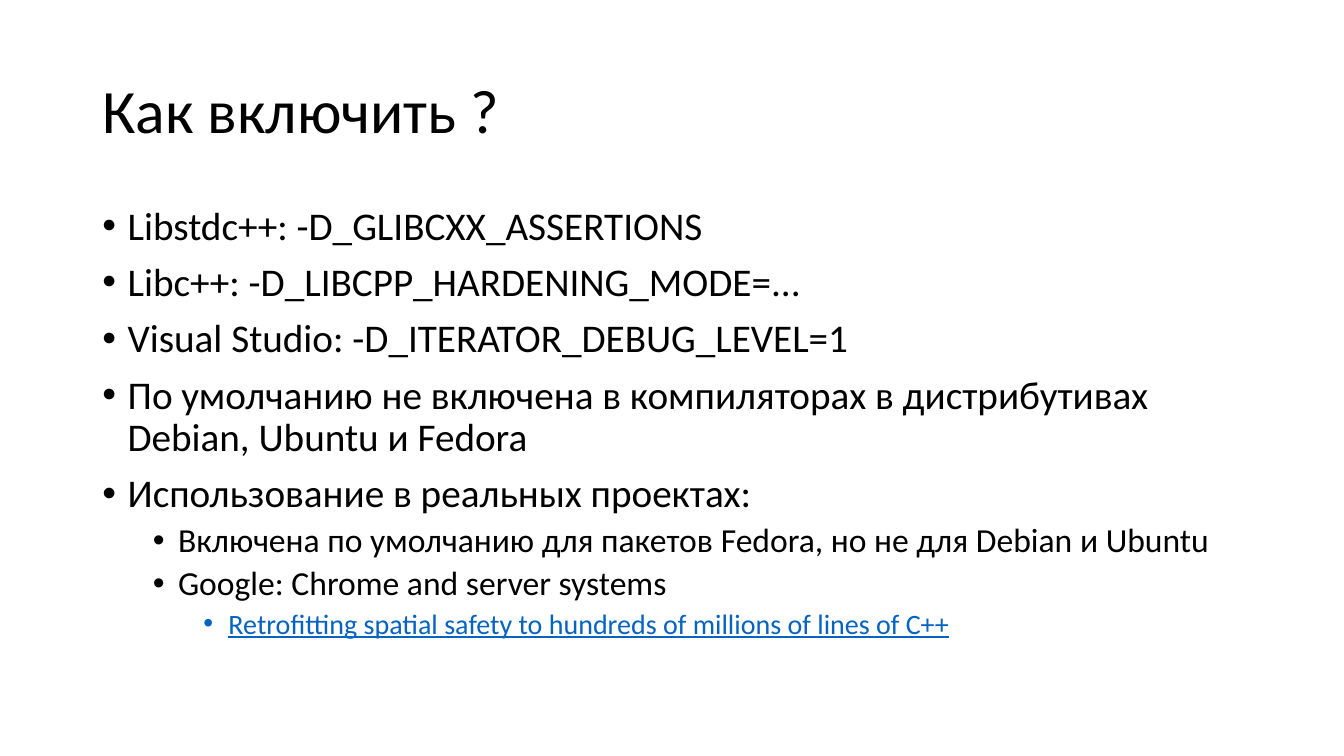
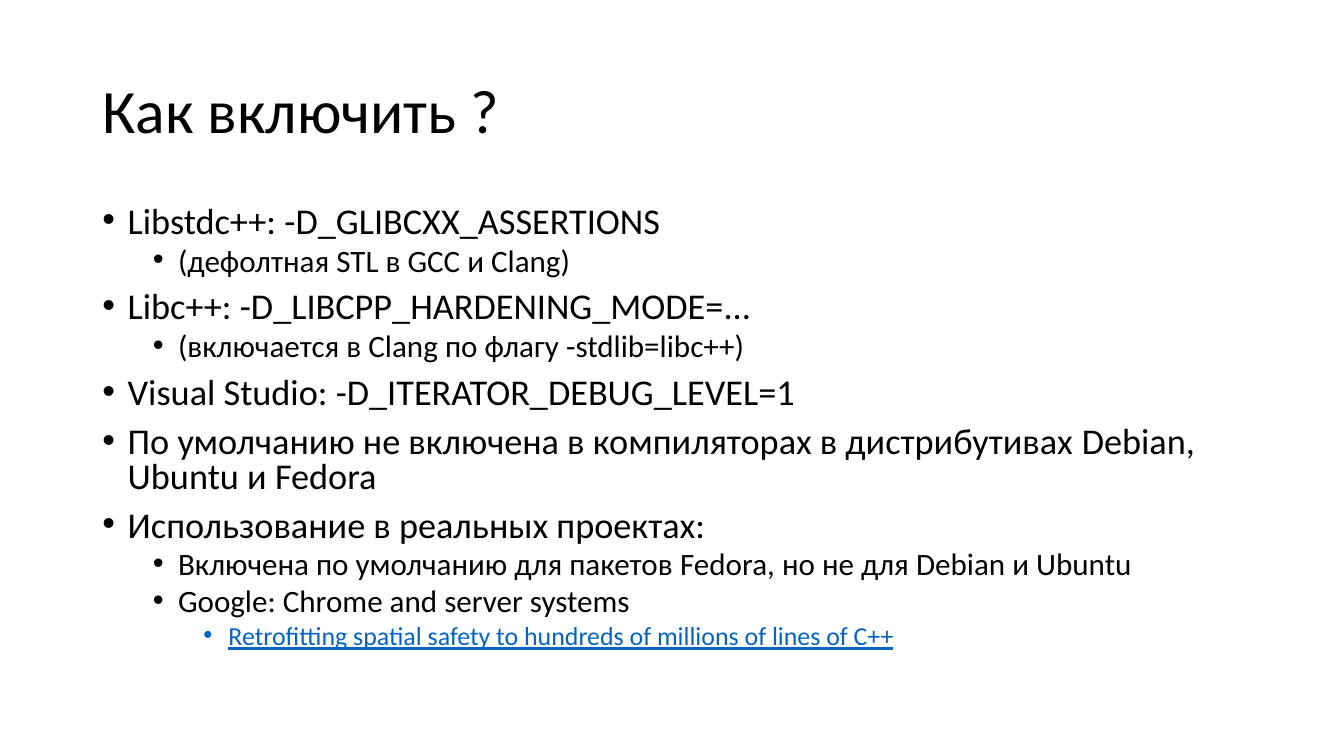
Before and after one commit to yugr/slides, a slide deck: slide 39 of CppZeroCost/2025/RU.pptx. Drawn at 1344x756 pixels with LibreOffice and Linux fonts; fonts in the diff are those of the drawing. Boxes give left, top, right and bottom in pixels: in the first picture for what was removed or moved away, otherwise in the second. Text is boxed around its words. In the diff, an @@ line names an element or a change of style, - is before the commit and + after.

```diff
--- a/CppZeroCost/2025/RU.pptx
+++ b/CppZeroCost/2025/RU.pptx
@@ text at [128,208,1195,650]: size 28 to 25.9 pt in "Libstdc++: -D_GLIBCXX_ASSERTIONS", "Libc++: -D_LIBCPP_HARDENING_MODE=...", "Visual Studio: -D_ITERATOR_DEBUG_LEVEL=1", "По умолчанию не включена в компиляторах в ..." and 1 more places; size 24 to 22.2 pt in "Включена по умолчанию для пакетов Fedora, но ...", "Google: Chrome and server systems"; size 20 to 18.5 pt in "Retrofitting spatial safety to hundreds of millions ..."; line spacing 0.9 to 0.8 @@
@@ text at [178,249,570,278]: paragraph added @@
+  • (дефолтная STL в GCC и Clang)
@@ text at [178,334,744,363]: paragraph added @@
+  • (включается в Clang по флагу -stdlib=libc++)
```
Also in this commit, not shown: 2 other slides changed, 2 other files.
